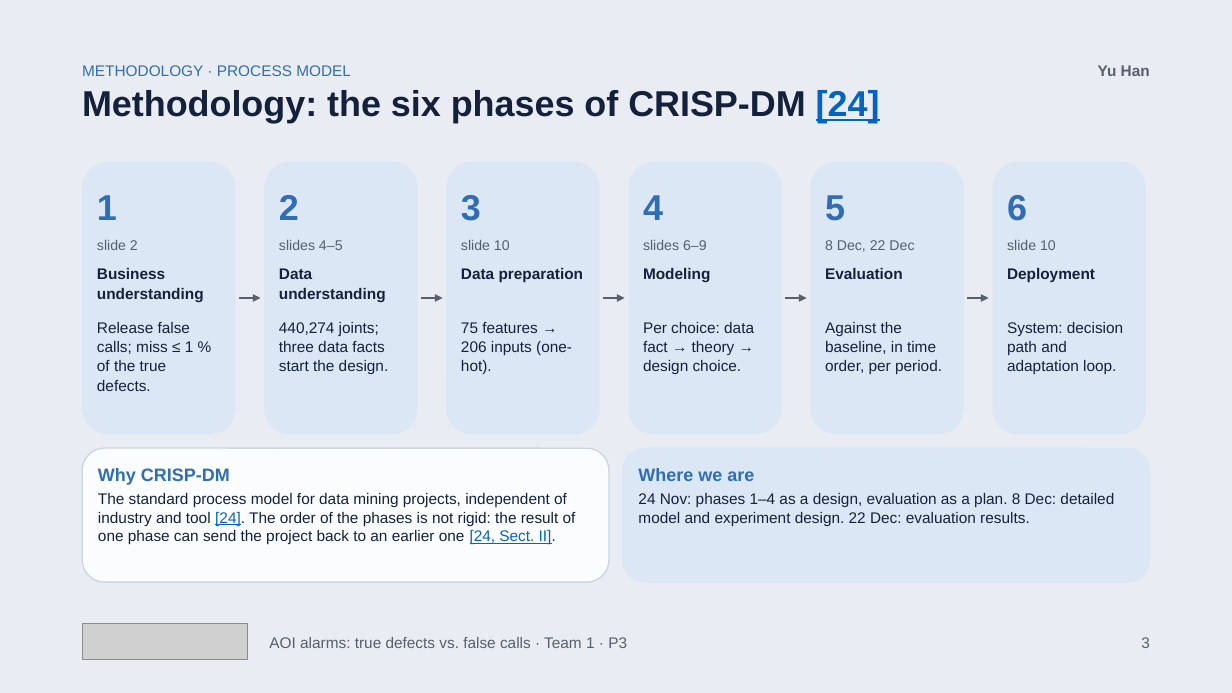
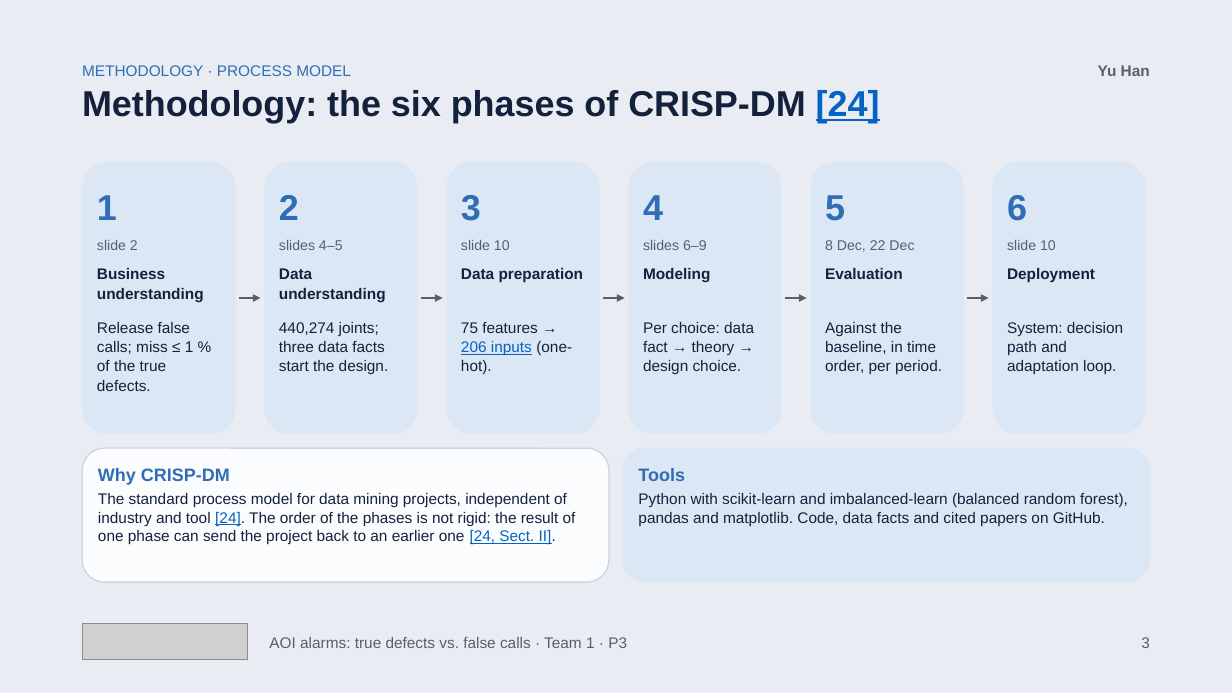
Before and after one commit to bodhi584/aoi-false-call-classification, a slide deck: slide 3 of docs/slides_p3.pptx. Drawn at 1232x693 pixels with LibreOffice and Linux fonts; fonts in the diff are those of the drawing; grey boxes stand for pictures. Boxes give left, top, right and bottom in pixels: in the first picture for what was removed or moved away, otherwise in the second. Text is boxed around its words. In the diff, an @@ line names an element or a change of style, - is before the commit and + after.

```diff
--- a/docs/slides_p3.pptx
+++ b/docs/slides_p3.pptx
@@ text "75 features → 206 inputs ..." at box(461, 322, 572, 374): text colour #14213D to #0563C1, underline on in "206 inputs" @@
@@ text in rounded rectangle at box(638, 468, 1128, 526): text changed @@
-Where we are
-24 Nov: phases 1–4 as a design, evaluation as a plan. 8 Dec: detailed model and experiment design. 22 Dec: evaluation results.
+Tools
+Python with scikit-learn and imbalanced-learn (balanced random forest), pandas and matplotlib. Code, data facts and cited papers on GitHub.
```
Also in this commit, not shown: 3 other slides changed, 1 other file.
